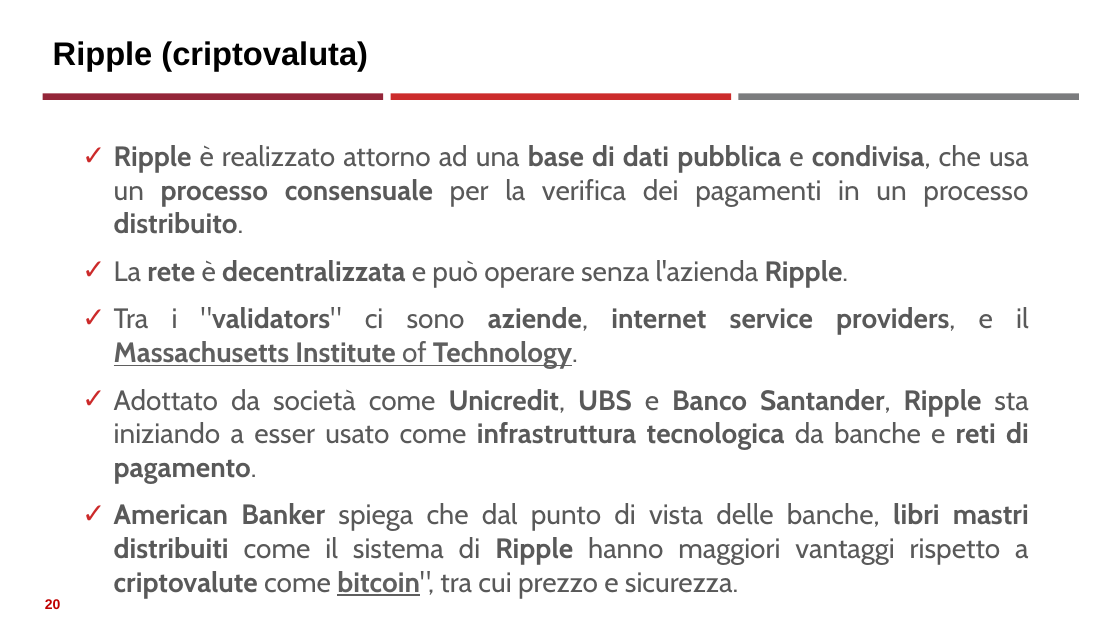
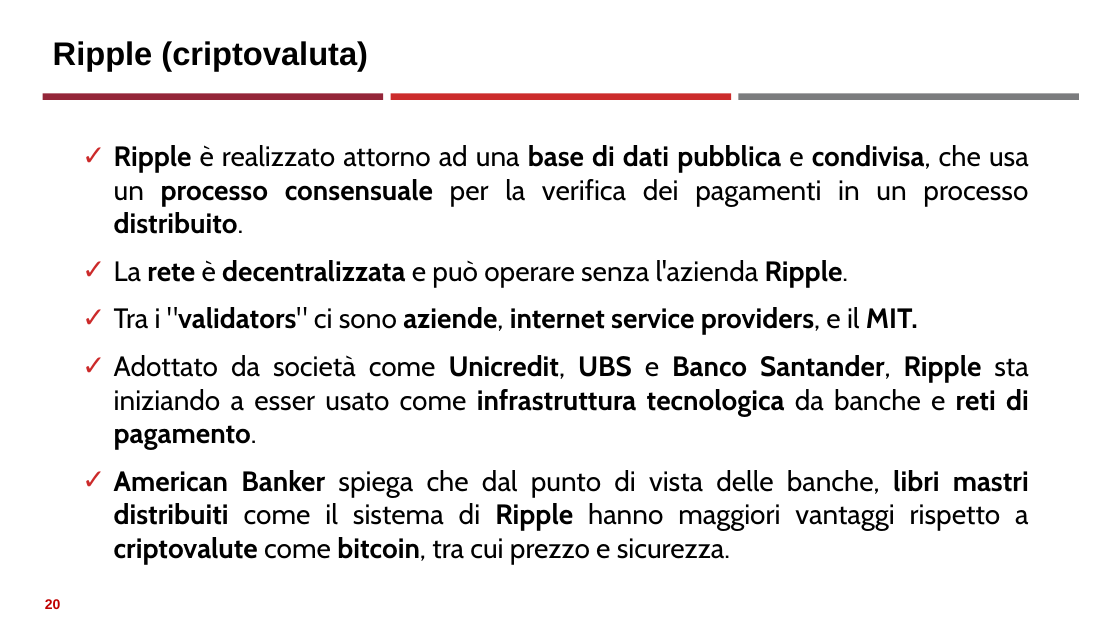
Before and after one commit to neural1977/data_science_interview_material, a slide deck: slide 20 of Assicurazioni/Distributed Ledger Technology_ita.pptx. Drawn at 1120x630 pixels with LibreOffice and Linux fonts; fonts in the diff are those of the drawing. Boxes give left, top, right and bottom in pixels: in the first picture for what was removed or moved away, otherwise in the second. Text is boxed around its words. In the diff, an @@ line names an element or a change of style, - is before the commit and + after.

```diff
--- a/Assicurazioni/Distributed Ledger Technology_ita.pptx
+++ b/Assicurazioni/Distributed Ledger Technology_ita.pptx
@@ text at (114,145,1029,450): text colour #595959 to #000000 in "Ripple è realizzato attorno ad una base ...", "La rete è decentralizzata e può operare ...", "Adottato da società come Unicredit, UBS e ..." @@
@@ text at (114,307,918,335): text changed; text colour #595959 to #000000 @@
-✓ Tra i "validators" ci sono aziende, internet service providers, e il Massachusetts Institute of Technology.
+✓ Tra i "validators" ci sono aziende, internet service providers, e il MIT.
@@ text at (114,470,1029,531): text changed; text colour #595959 to #000000 @@
-✓ American Banker spiega che dal punto di vista delle banche, libri mastri distribuiti come il sistema di Ripple hanno maggiori vantaggi rispetto a criptovalute come bitcoin", tra cui prezzo e sicurezza.
+✓ American Banker spiega che dal punto di vista delle banche, libri mastri distribuiti come il sistema di Ripple hanno maggiori vantaggi rispetto a criptovalute come bitcoin, tra cui prezzo e sicurezza.
```
Also in this commit, not shown: 19 other slides changed, 2 slides added, 1 other file.
